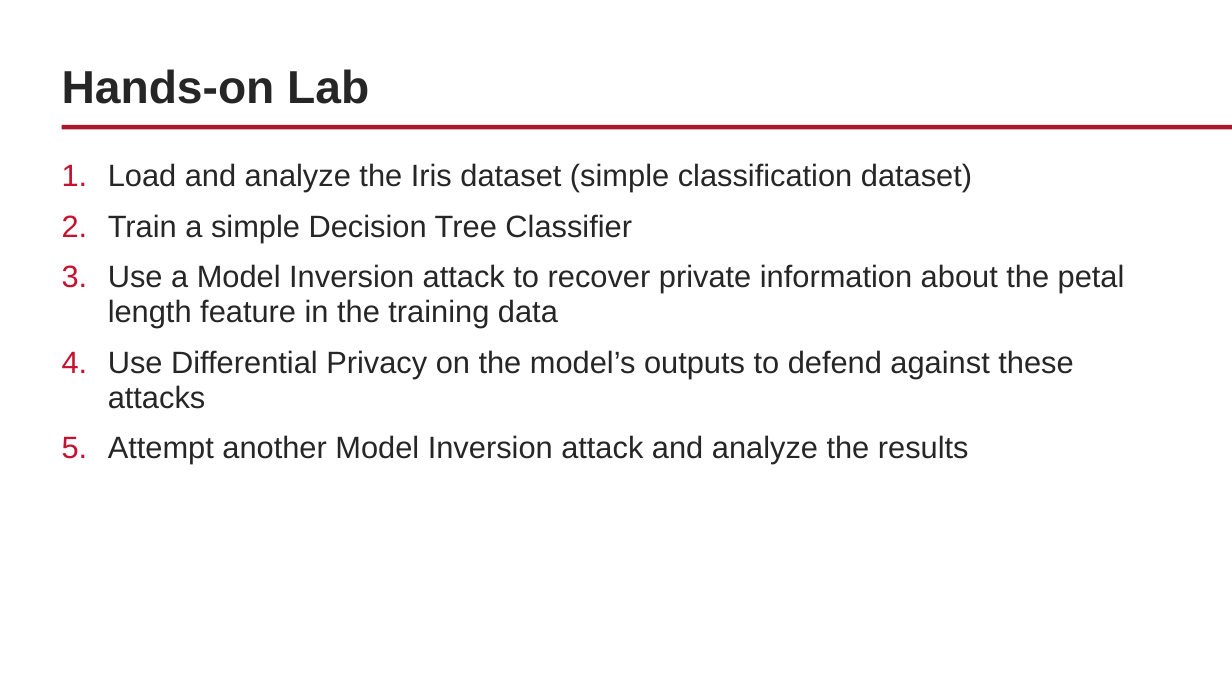
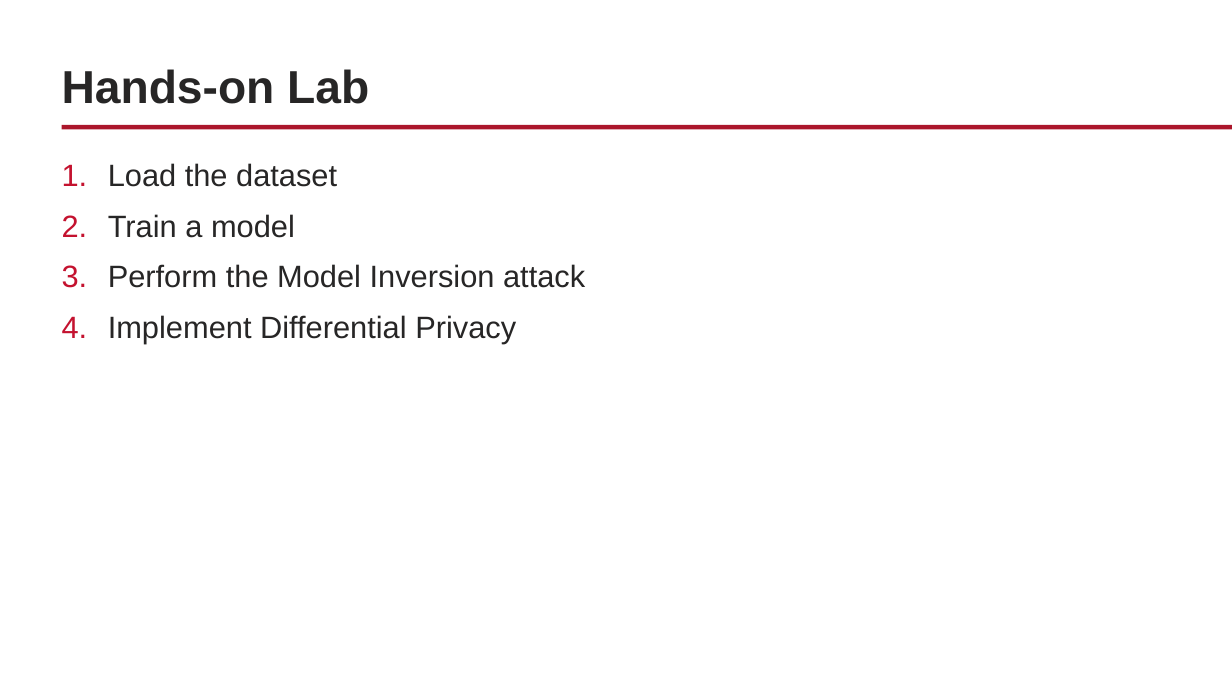
Before and after one commit to WPI-LIONS-Group/NAIRR-Workshops, a slide deck: slide 28 of 2.2/2.2 NAIRR Workshop.pptx (slide 20 before the commit). Drawn at 1232x693 pixels with LibreOffice and Linux fonts; fonts in the diff are those of the drawing; background and template pictures are left out. Boxes give left, top, right and bottom in pixels: in the first picture for what was removed or moved away, otherwise in the second. Text is boxed around its words. In the diff, an @@ line names an element or a change of style, - is before the commit and + after.

```diff
--- a/2.2/2.2 NAIRR Workshop.pptx
+++ b/2.2/2.2 NAIRR Workshop.pptx
@@ text at [108, 163, 585, 343]: text changed @@
-1. Load and analyze the Iris dataset (simple classification dataset)
-2. Train a simple Decision Tree Classifier
-3. Use a Model Inversion attack to recover private information about the petal length feature in the training data
-4. Use Differential Privacy on the model’s outputs to defend against these attacks
-5. Attempt another Model Inversion attack and analyze the results
+1. Load the dataset
+2. Train a model
+3. Perform the Model Inversion attack
+4. Implement Differential Privacy
```
Also in this commit, not shown: 7 other slides changed, 34 slides added, 9 slides removed, 2 other files.
